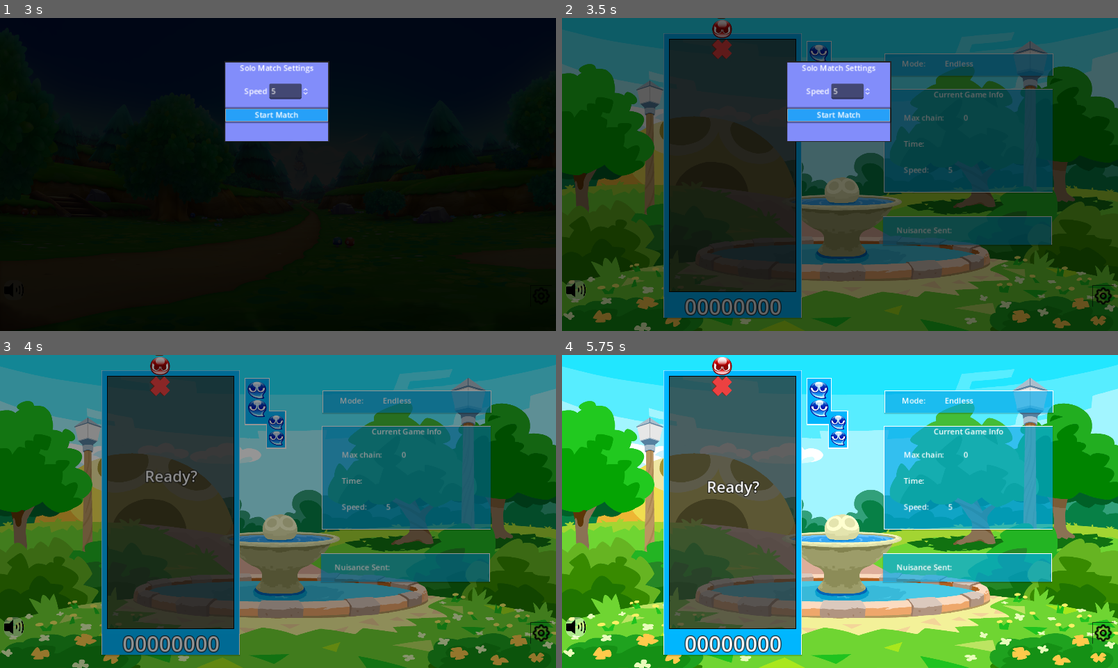
Above: before the commit, frames 1-4 (two rows, left to right).
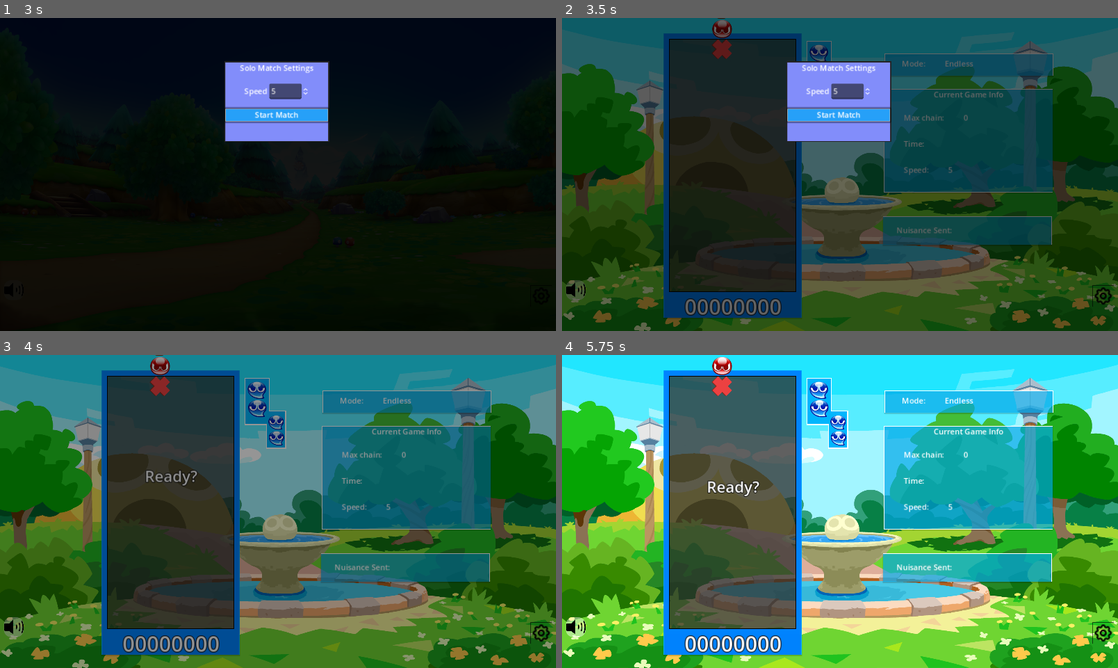
Above: after the commit, the same moments.

Repository: Mageh533/QuickPPOnline
Game: Godot game, scene res://Scenes/UI/MainMenu.tscn
The game is run twice, just before and just after one commit, with the same random seed, the same clock (stepped at 60 frames per second) and the same inputs.
Inputs (mouse positions are in pixels of both pictures, inside the frame that each line leads up to):
- Up to frame 1 (3 s): click "Play Solo" at 0.5 s; click "Play Solo" at 1.25 s; click "Start Match" at 2 s; tap Enter at 2.75 s; move the mouse to (400, 158) at 2.77 s; hold Right (p1_right) from 2.78 s (still down); tap Keypad 5 (p2_down) at 2.85 s
- Up to frame 2 (3.5 s): keep holding Right (p1_right); tap Up (p1_up) at 3.02 s
- Up to frame 3 (4 s): release Right (p1_right) at 3.5 s; click "Start Match" at 3.5 s
- Up to frame 4 (5.75 s): move the mouse to (728, 527) at 4.27 s; hold Right (p1_right) 4.28-5.03 s; tap Keypad 4 (p2_left) at 4.35 s; tap Up (p1_up) at 4.52 s; move the mouse to (895, 442) at 5.02 s; hold Left (p1_left) from 5.03 s (still down); tap Keypad 6 (p2_right) at 5.1 s

Frame 1 is identical in both runs. In frame 2, 0.2% of the frame differs, in the area x 18-44%, y 4-96%; in frame 3, 3.4%; in frame 4, 3.5%.

Commit message:
Players have seperate colors

Diff:
--- a/Scenes/Game/MainGame.tscn
+++ b/Scenes/Game/MainGame.tscn
@@ -240,6 +240,12 @@
 
 [sub_resource type="LabelSettings" id="LabelSettings_s51mq"]
 font_color = Color(0.184314, 0.184314, 0.184314, 1)
+
+[sub_resource type="StyleBoxFlat" id="StyleBoxFlat_pnh6q"]
+bg_color = Color(0.0980392, 0.72549, 0, 1)
+
+[sub_resource type="StyleBoxFlat" id="StyleBoxFlat_1h8gm"]
+bg_color = Color(0.419608, 0.576471, 1, 1)
 
 [sub_resource type="LabelSettings" id="LabelSettings_owgav"]
 font_size = 35
@@ -478,6 +484,7 @@
 [node name="Player2" parent="." instance=ExtResource("3_qhxpw")]
 position = Vector2(733, 2)
 currentPlayer = 1
+playerColor = Color(0.0980392, 0.72549, 0, 1)
 
 [node name="AnimationPlayer" type="AnimationPlayer" parent="Player2"]
 libraries = {
@@ -587,6 +594,32 @@
 offset_right = 180.0
 grow_horizontal = 2
 grow_vertical = 2
+
+[node name="ChainAttackPanel" type="Panel" parent="UIAnims"]
+layout_mode = 1
+anchors_preset = 14
+anchor_top = 0.5
+anchor_right = 1.0
+anchor_bottom = 0.5
+offset_top = -117.0
+offset_bottom = -45.0
+grow_horizontal = 2
+grow_vertical = 2
+
+[node name="ChainAttackBar" type="ProgressBar" parent="UIAnims/ChainAttackPanel"]
+layout_mode = 1
+anchors_preset = 15
+anchor_right = 1.0
+anchor_bottom = 1.0
+offset_left = 1.0
+offset_top = 1.0
+offset_right = -1.0
+offset_bottom = -1.0
+grow_horizontal = 2
+grow_vertical = 2
+theme_override_styles/background = SubResource("StyleBoxFlat_pnh6q")
+theme_override_styles/fill = SubResource("StyleBoxFlat_1h8gm")
+value = 50.0
 
 [node name="Ready" type="Label" parent="UIAnims"]
 visible = false
@@ -697,7 +730,7 @@
 anchor_top = 1.0
 anchor_right = 0.5
 anchor_bottom = 1.0
-offset_left = -34.0
+offset_left = -45.0
 offset_top = -23.0
 offset_right = 47.0
 grow_horizontal = 2
--- a/Scenes/Game/PuyoGame.tscn
+++ b/Scenes/Game/PuyoGame.tscn
@@ -422,6 +422,7 @@
 script = ExtResource("1_tfcgd")
 nuisanceTarget = 70.0
 nuisanceScene = ExtResource("10_7qs3i")
+playerColor = Color(0, 0.713726, 0.996078, 1)
 metadata/_edit_horizontal_guides_ = [-51.0]
 
 [node name="Background" type="ColorRect" parent="."]
--- a/Scripts/Game/PuyoGame.gd
+++ b/Scripts/Game/PuyoGame.gd
@@ -6,6 +6,7 @@
 @export var currentPlayer : int
 @export var nuisanceTarget: float
 @export var nuisanceScene : PackedScene
+@export var playerColor : Color
 
 var puyosObjectArray = []
 var puyosToPop = []
@@ -32,6 +33,7 @@
 var groupBonus = 0
 
 func _ready():
+	setPlayerColor()
 	if currentPlayer == 0:
 		$PuyoDropBG2.visible = false
 		$NextPuyoSprites/Puyo1Set1_2.visible = false
@@ -272,6 +274,12 @@
 		get_tree().get_nodes_in_group("Player")[currentPlayer].set_physics_process(true)
 		get_tree().get_nodes_in_group("Player")[currentPlayer].visible = true
 
+func setPlayerColor():
+	$TileMap.set_layer_modulate(0, playerColor)
+	$ScorePanel.self_modulate = playerColor
+	$PuyoDropBG1.color = playerColor
+	$PuyoDropBG2.color = playerColor
+
 func _on_lose_timer_timeout():
 	if loseTile and !defeated:
 		emit_signal("lost")
Not shown: 1 places in Scenes/Game/MainGame.tscn that only renumber resources
